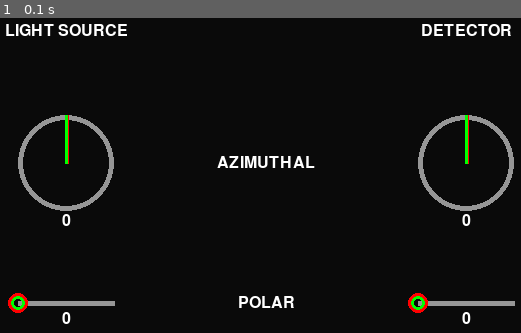
Above: before the commit, frame 1.
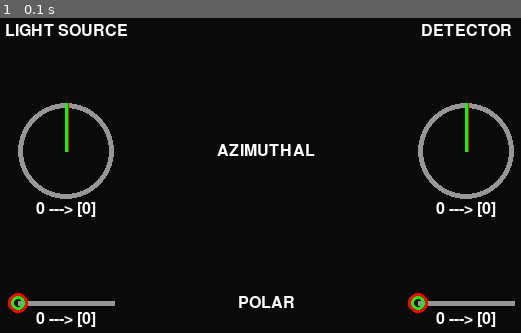
Above: after the commit, the same moment.

Repository: jprbafry/UML_OSMD
Game: pygame game, started from coding/raspberry/demo_fair/ctrl_gui_interface.py
Same seed, same stepped clock (60 frames per second), same inputs: the game is played once before the commit and once after it.
Inputs:
- Up to frame 1 (0.1 s): no input

The runs differ from the first frame. In frame 1, 4.6% of the frame differs, in the area x 3-99%, y 26-99%.

Commit message:
Show both current and desired values (in text)

Diff:
--- a/coding/raspberry/demo_fair/ui.py
+++ b/coding/raspberry/demo_fair/ui.py
@@ -41,7 +41,8 @@
         pygame.draw.line(surface, color_current, (self.cx, self.cy), (px_cur, py_cur), 3)
 
         # Draw desired value
-        val_text = self.font.render(f"{int(self.new_des_val)}", True, color_text)
+        cur_des_txt = f"{int(self.new_cur_val)} ---> [{int(self.new_des_val)}]"
+        val_text = self.font.render(cur_des_txt, True, color_text)
         text_rect = val_text.get_rect(center=(self.cx, self.cy + self.radius * 1.2))
         surface.blit(val_text, text_rect)
 
@@ -100,7 +101,8 @@
         pygame.draw.circle(surface, color_current, (int(pos_cur), self.y), 7, 3)
 
         # Draw desired value
-        val_text = self.font.render(f"{int(self.new_des_val)}", True, color_text)
+        cur_des_txt = f"{int(self.new_cur_val)} ---> [{int(self.new_des_val)}]"
+        val_text = self.font.render(cur_des_txt, True, color_text)
         text_rect = val_text.get_rect(center=(self.x + self.width / 2, self.y + self.width / 6))
         surface.blit(val_text, text_rect)
 
@@ -150,7 +152,7 @@
         self.screen = pygame.display.set_mode((self.width, self.height))
         pygame.display.set_caption("Control Panel")
         self.ratio_w_knob = 0.25
-        self.ratio_h_knob = 0.45
+        self.ratio_h_knob = 0.42
         self.ratio_r_knob = 0.12
         self.ratio_h_slider = 0.80
         self.ratio_w_legends = 0.50
